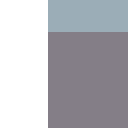
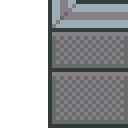
Layer changes from the first 128×128 image to the second:
painted on "Cubicle" over [left=48, top=0, right=128, bottom=128]
